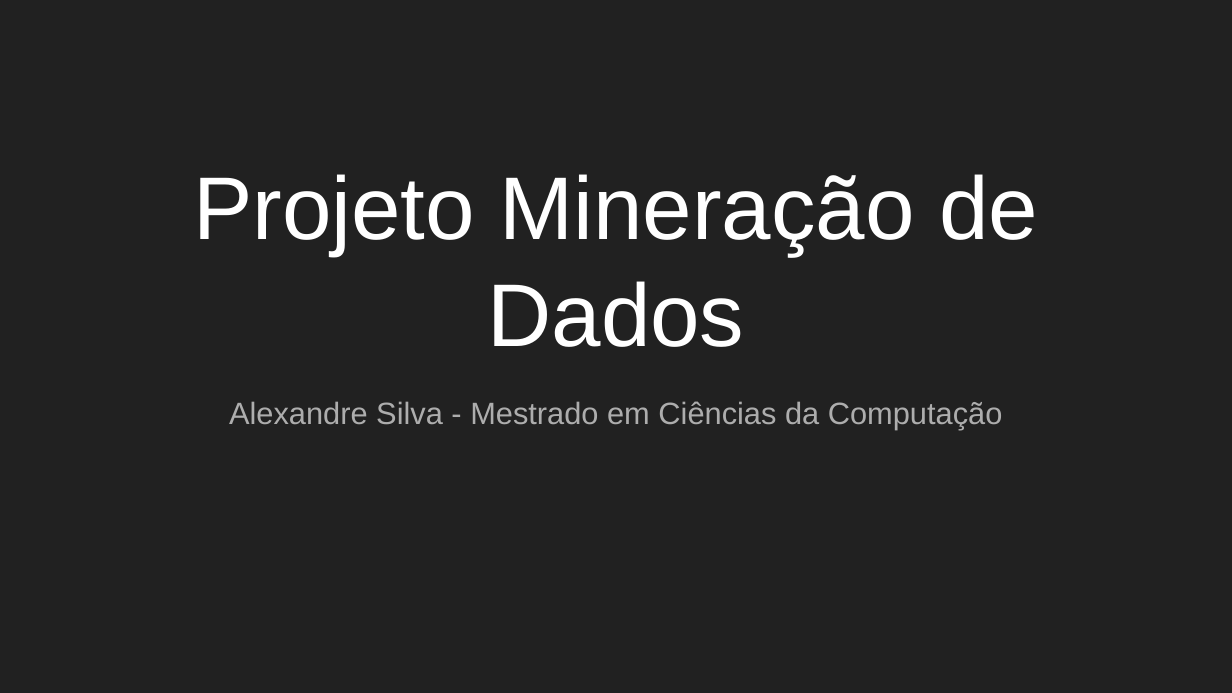
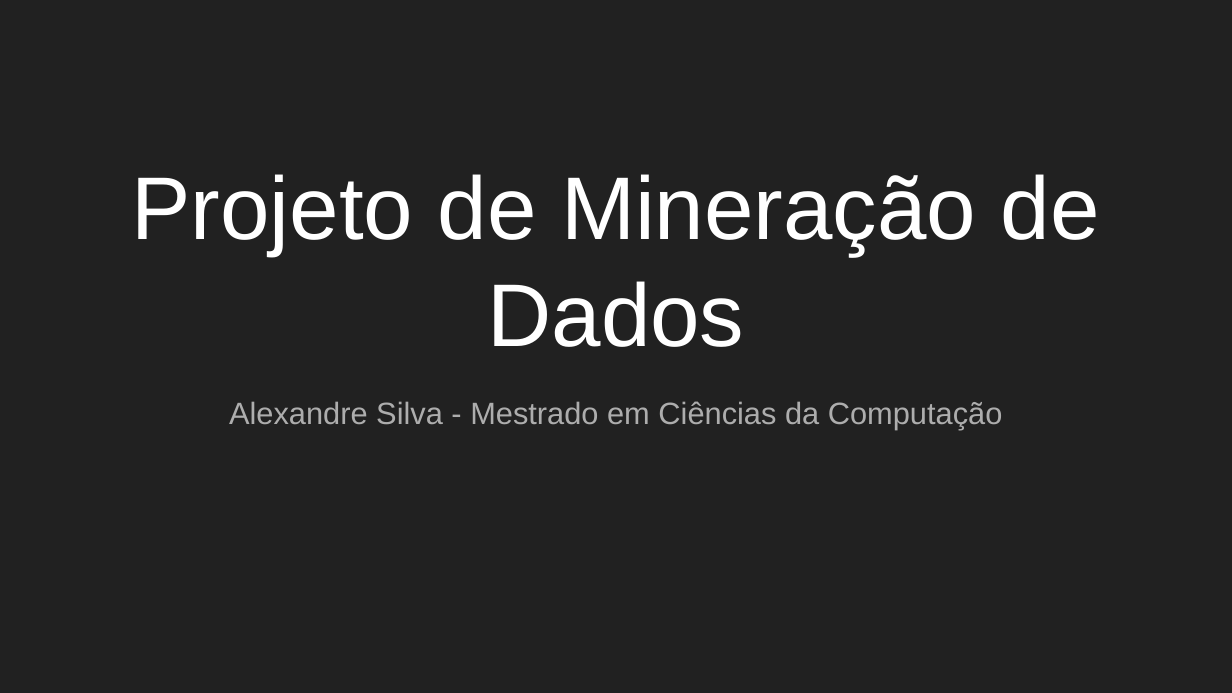
Before and after one commit to Dpbm/mestrado-aulas, a slide deck: slide 1 of mineracao-de-dados/trabalho/apresentacao/Projeto Mineração de Dados.pptx. Drawn at 1232x693 pixels with LibreOffice and Linux fonts; fonts in the diff are those of the drawing. Boxes give left, top, right and bottom in pixels: in the first picture for what was removed or moved away, otherwise in the second. Text is boxed around its words. In the diff, an @@ line names an element or a change of style, - is before the commit and + after.

```diff
--- a/mineracao-de-dados/trabalho/apresentacao/Projeto Mineração de Dados.pptx
+++ b/mineracao-de-dados/trabalho/apresentacao/Projeto Mineração de Dados.pptx
@@ title at (x1=132, y1=174, x2=1100, y2=347): text changed @@
-Projeto Mineração de Dados
+Projeto de Mineração de Dados
```
Also in this commit, not shown: 2 other slides changed, 2 other files.
